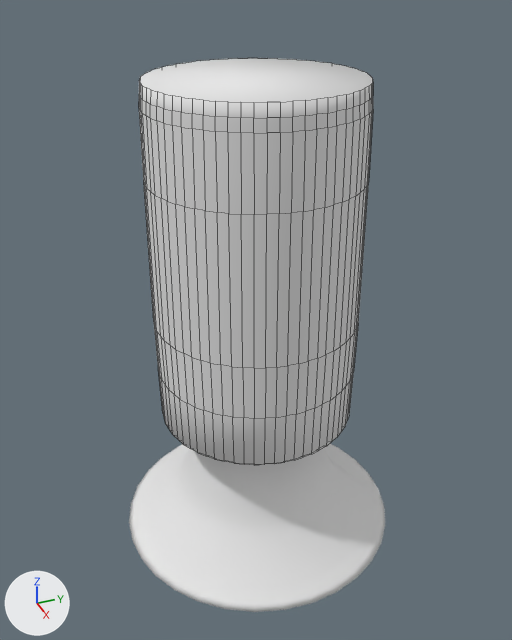
A saved change to the Blender file MathFight/Assets/62/sandbag.blend.
Before and after are seen from a 50 mm lens placed at (3.98, -3.58, 6.27), pointed at (-1.79, -1.3, 2.82). Every picture has the same lights, and +X, +Y and +Z are marked at lower left. Mesh edges are drawn as thin lines on the coarser meshes.
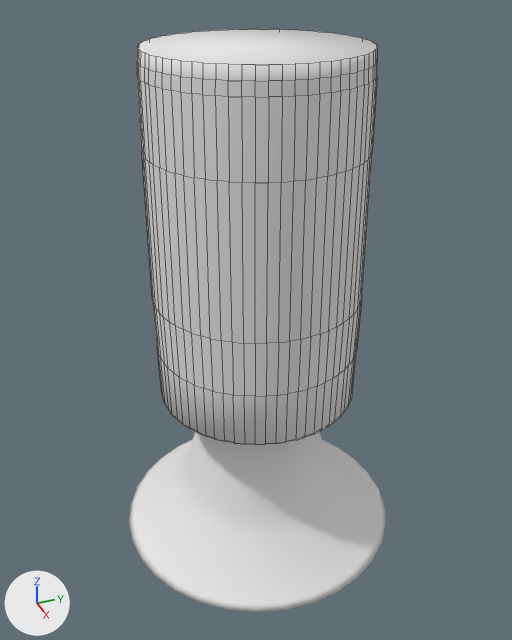
Pixel boxes (x1, y1, x2, y2) of what changed, in the pictures (512 x 640 px):
'Cylinder.001', moved: before (139, 58, 373, 465); after (137, 29, 377, 445)

The change, as a diff of the scene's bpy script:
```diff
--- a/MathFight/Assets/62/sandbag.blend.py
+++ b/MathFight/Assets/62/sandbag.blend.py
@@ ob_cylinder_001 @@
 ob_cylinder_001 = bpy.data.objects.new('Cylinder.001', me_bag)
-ob_cylinder_001.location = (-1.46, 2.06, -1.07)
+ob_cylinder_001.location = (-1.43, 2.06, -0.8)
```
